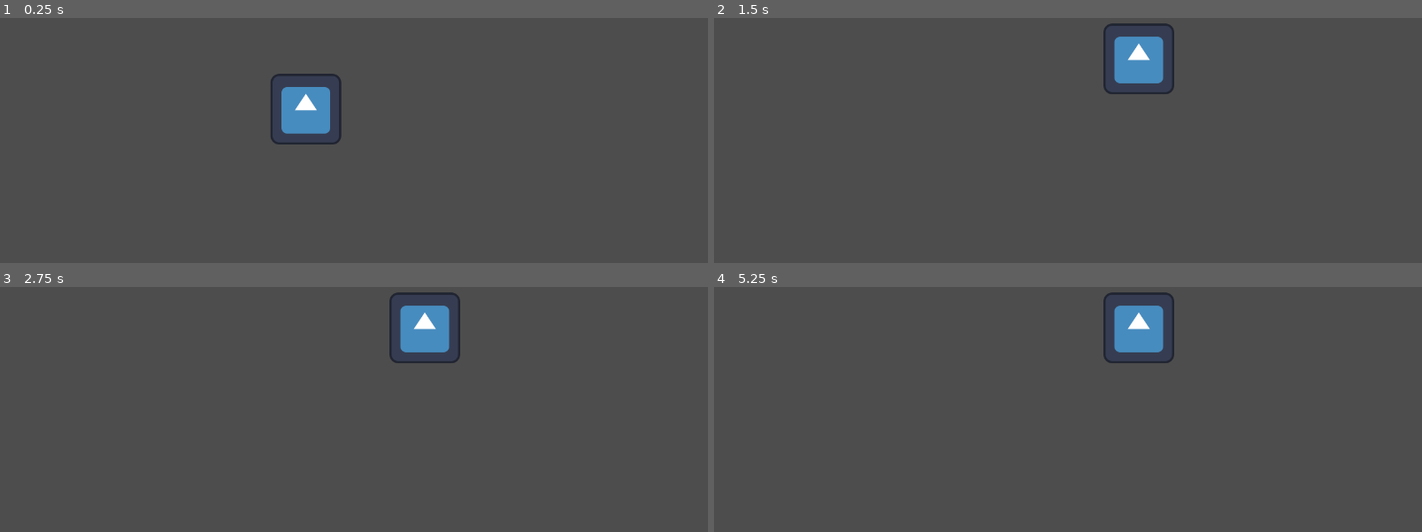
Above: before the commit, frames 1-4 (two rows, left to right).
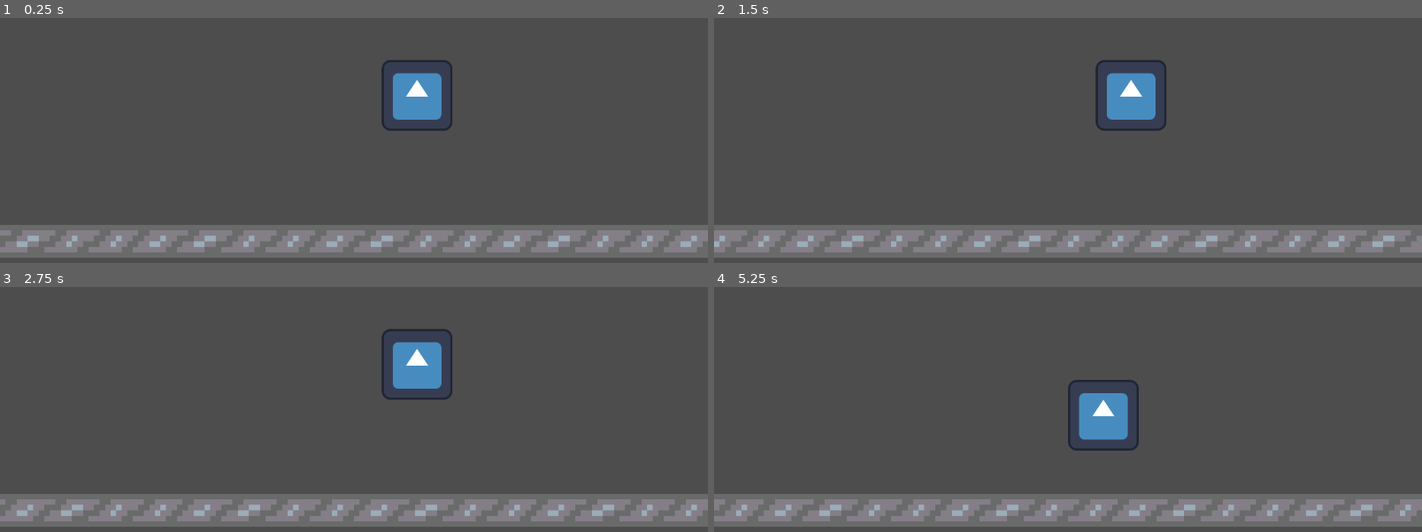
Above: after the commit, the same moments.

Repository: crhicko/bad-factory
Game: Godot game, scene res://scenes/world.tscn
Same seed, same stepped clock (60 frames per second), same inputs: the game is played once before the commit and once after it. The engine's default icon, where the game draws it, is replaced by a stand-in: a white triangle on a blue panel in a dark square.
Inputs (mouse positions are in pixels of both pictures, inside the frame that each line leads up to):
- Up to frame 1 (0.25 s): no input
- Up to frame 2 (1.5 s): drag from (1018, 108) to (1138, 22) at 0.52 s; drag from (926, 130) to (1138, 59) at 1.27 s
- Up to frame 3 (2.75 s): move the mouse to (424, 291) at 2.02 s; click (424, 291) at 2.17 s
- Up to frame 4 (5.25 s): drag from (1032, 458) to (855, 321) at 2.77 s; move the mouse to (1280, 438) at 3.52 s; click (1280, 438) at 3.67 s; drag from (855, 321) to (1138, 328) at 4.27 s; move the mouse to (1103, 380) at 5.02 s; click (1103, 380) at 5.17 s

The runs differ from the first frame. In frame 1, 17% of the frame differs, in the area x 0-100%, y 17-98%; in frame 2, 16%; in frame 3, 16%; in frame 4, 17%, in the area x 0-100%, y 2-98%.

Commit message:
belt visuals

Diff:
--- a/project.godot
+++ b/project.godot
@@ -22,5 +22,6 @@
 
 [rendering]
 
+textures/canvas_textures/default_texture_filter=0
 renderer/rendering_method="gl_compatibility"
 renderer/rendering_method.mobile="gl_compatibility"
--- /dev/null
+++ b/scenes/belt.tscn
@@ -0,0 +1,17 @@
+[gd_scene load_steps=4 format=3 uid="uid://wer5cy6da82u"]
+
+[ext_resource type="Texture2D" uid="uid://b1smblv2k7gck" path="res://assets/sprites/conveyor-top.png" id="1_o62ic"]
+[ext_resource type="Shader" path="res://shader/belt.gdshader" id="1_pasvo"]
+
+[sub_resource type="ShaderMaterial" id="ShaderMaterial_5ii7q"]
+shader = ExtResource("1_pasvo")
+
+[node name="Belt" type="Node2D"]
+
+[node name="Sprite2D" type="Sprite2D" parent="."]
+texture_repeat = 2
+material = SubResource("ShaderMaterial_5ii7q")
+scale = Vector2(10, 10)
+texture = ExtResource("1_o62ic")
+region_enabled = true
+region_rect = Rect2(0, 0, 500, 6)
--- a/scenes/shape.tscn
+++ b/scenes/shape.tscn
@@ -7,6 +7,7 @@
 size = Vector2(128, 128)
 
 [node name="Shape" type="RigidBody2D"]
+gravity_scale = 0.0
 script = ExtResource("1_7jw3p")
 
 [node name="CollisionShape2D" type="CollisionShape2D" parent="."]
--- a/scenes/world.tscn
+++ b/scenes/world.tscn
@@ -1,12 +1,14 @@
-[gd_scene load_steps=3 format=3 uid="uid://dbaymf0js8pvm"]
+[gd_scene load_steps=4 format=3 uid="uid://dbaymf0js8pvm"]
 
 [ext_resource type="Script" path="res://scripts/world.gd" id="1_w73xf"]
 [ext_resource type="PackedScene" uid="uid://bj62gd16rmxin" path="res://scenes/shape.tscn" id="2_1w3ef"]
+[ext_resource type="PackedScene" uid="uid://wer5cy6da82u" path="res://scenes/belt.tscn" id="3_enb70"]
 
 [node name="World" type="Node"]
 script = ExtResource("1_w73xf")
 
+[node name="Belt" parent="." instance=ExtResource("3_enb70")]
+position = Vector2(550, 596)
+
 [node name="Shape" parent="." instance=ExtResource("2_1w3ef")]
-position = Vector2(553, 357)
-mass = 0.001
-gravity_scale = 0.0
+position = Vector2(754, 332)
--- /dev/null
+++ b/shader/belt.gdshader
@@ -0,0 +1,9 @@
+shader_type canvas_item;
+
+const float speed = 0.5;
+
+void fragment() {
+	// Called for every pixel the material is visible on.
+	vec2 new_uv = vec2(UV.x - TIME * speed, UV.y);
+	COLOR = texture(TEXTURE,new_uv);
+}
Binary file added: assets/aseprite-files/conveyor-top.aseprite
Binary file added: assets/sprites/conveyor-top.png
Not shown, added: assets/sprites/conveyor-top.png.import
